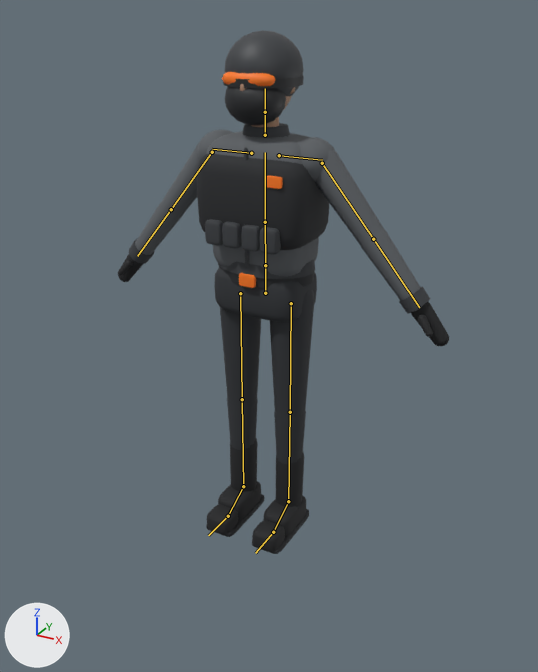
Two versions of the glTF model game/assets/models/characters/sops_greyline_a.glb, one commit apart.
The view is the same before and after, from a 50 mm lens placed at (1.17, -2.103, 1.814), pointed at (0.089, -0.138, 0.832). The lights are fixed; the arrows at lower left show +X, +Y and +Z. The picture after the commit comes second. The bones that change, and the others that lie on the model, are drawn over the model as lines.

The first picture shows 'Greyline_Body', 'Greyline_Head'.
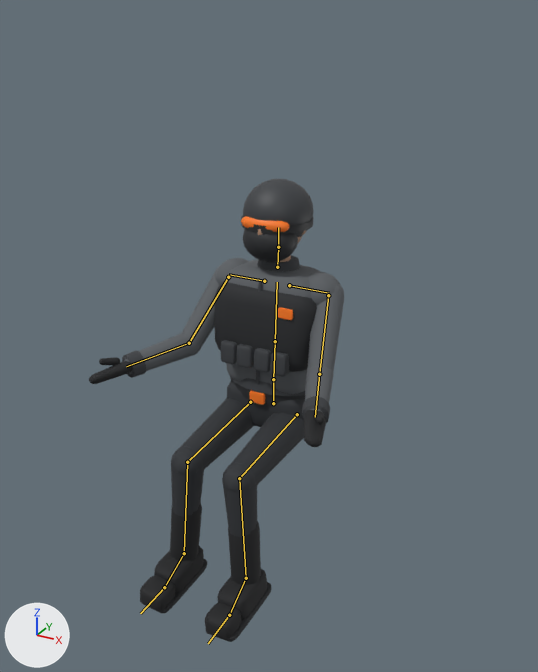
The newer file adds an action. The first version stands in its rest pose; the second is drawn at frame 11 of the action 'Sit'.

What the commit changed:
Bone 'Hips' (bone_hips) moves from (0.0, 0.0, 0.0) to (0.0, -0.46, -0.06).
Bone 'Spine' (bone_spine) turns from (0, 0, 0) to (-4, 0, 0) degrees about its own x, y and z.
Bone 'Head' (bone_head) turns from (0, 0, 0) to (2, 1, 0) degrees about its own x, y and z.
Bone 'UpperArm.L' (bone_upperarm_l) turns from (0, 0, 0) to (-45, -16, 5) degrees about its own x, y and z.
Bone 'LowerArm.L' (bone_lowerarm_l) turns from (0, 0, 0) to (-28, -43, -19) degrees about its own x, y and z.
Bone 'UpperArm.R' (bone_upperarm_r) turns from (0, 0, 0) to (-45, 16, -5) degrees about its own x, y and z.
Bone 'LowerArm.R' (bone_lowerarm_r) turns from (0, 0, 0) to (-28, 43, 19) degrees about its own x, y and z.
Bone 'UpperLeg.L' (bone_upperleg_l) turns from (0, 0, 0) to (-86, 0, -4) degrees about its own x, y and z.
Bone 'LowerLeg.L' (bone_lowerleg_l) turns from (0, 0, 0) to (84, 0, 0) degrees about its own x, y and z.
Bone 'Foot.L' (bone_foot_l) turns from (0, 0, 0) to (4, 0, 0) degrees about its own x, y and z.
Bone 'UpperLeg.R' (bone_upperleg_r) turns from (0, 0, 0) to (-86, 0, 4) degrees about its own x, y and z.
Bone 'LowerLeg.R' (bone_lowerleg_r) turns from (0, 0, 0) to (84, 0, 0) degrees about its own x, y and z.
Bone 'Foot.R' (bone_foot_r) turns from (0, 0, 0) to (4, 0, 0) degrees about its own x, y and z.

Where the change shows, as pixel boxes [x1, y1, x2, y2] in the pictures (538 x 672 px):
'Greyline_Body', posed (23% narrower, 11% shorter): before [118, 117, 449, 554]; after [89, 255, 344, 642]
'Greyline_Head', posed (11% narrower, 12% shorter): before [222, 30, 304, 125]; after [241, 179, 314, 262]
bone 'Hips', root to tip: before (265, 293) to (265, 265); after (273, 403) to (273, 379)
bone 'Spine', root to tip: before (265, 265) to (265, 222); after (273, 379) to (275, 341)
bone 'Head', root to tip: before (265, 112) to (265, 88); after (278, 247) to (278, 227)
bone 'UpperArm.L', root to tip: before (322, 163) to (373, 239); after (328, 295) to (319, 374)
bone 'LowerArm.L', root to tip: before (373, 239) to (419, 307); after (319, 374) to (315, 417)
bone 'UpperArm.R', root to tip: before (212, 152) to (171, 209); after (228, 277) to (189, 343)
bone 'LowerArm.R', root to tip: before (171, 209) to (137, 256); after (189, 343) to (126, 366)
bone 'UpperLeg.L', root to tip: before (291, 303) to (290, 412); after (297, 414) to (239, 478)
bone 'LowerLeg.L', root to tip: before (290, 412) to (288, 501); after (239, 478) to (246, 578)
bone 'Foot.L', root to tip: before (288, 501) to (273, 532); after (246, 578) to (229, 615)
bone 'UpperLeg.R', root to tip: before (240, 293) to (242, 399); after (250, 402) to (187, 462)
bone 'LowerLeg.R', root to tip: before (242, 399) to (243, 486); after (187, 462) to (184, 553)
bone 'Foot.R', root to tip: before (243, 486) to (228, 516); after (184, 553) to (164, 587)
